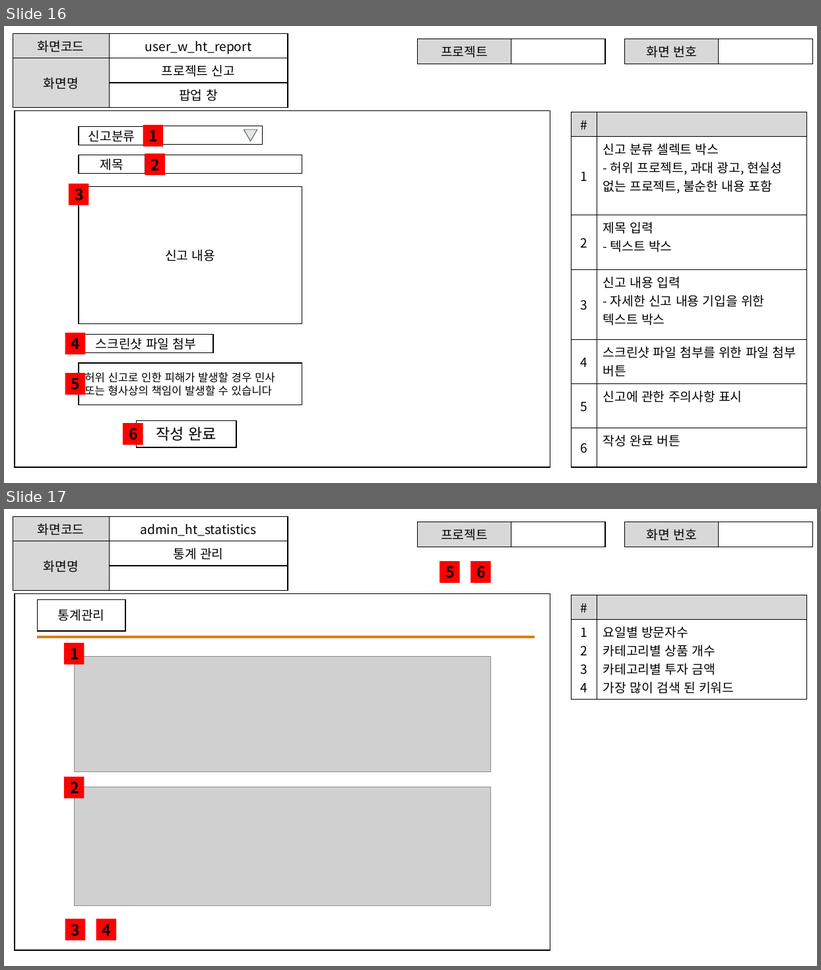
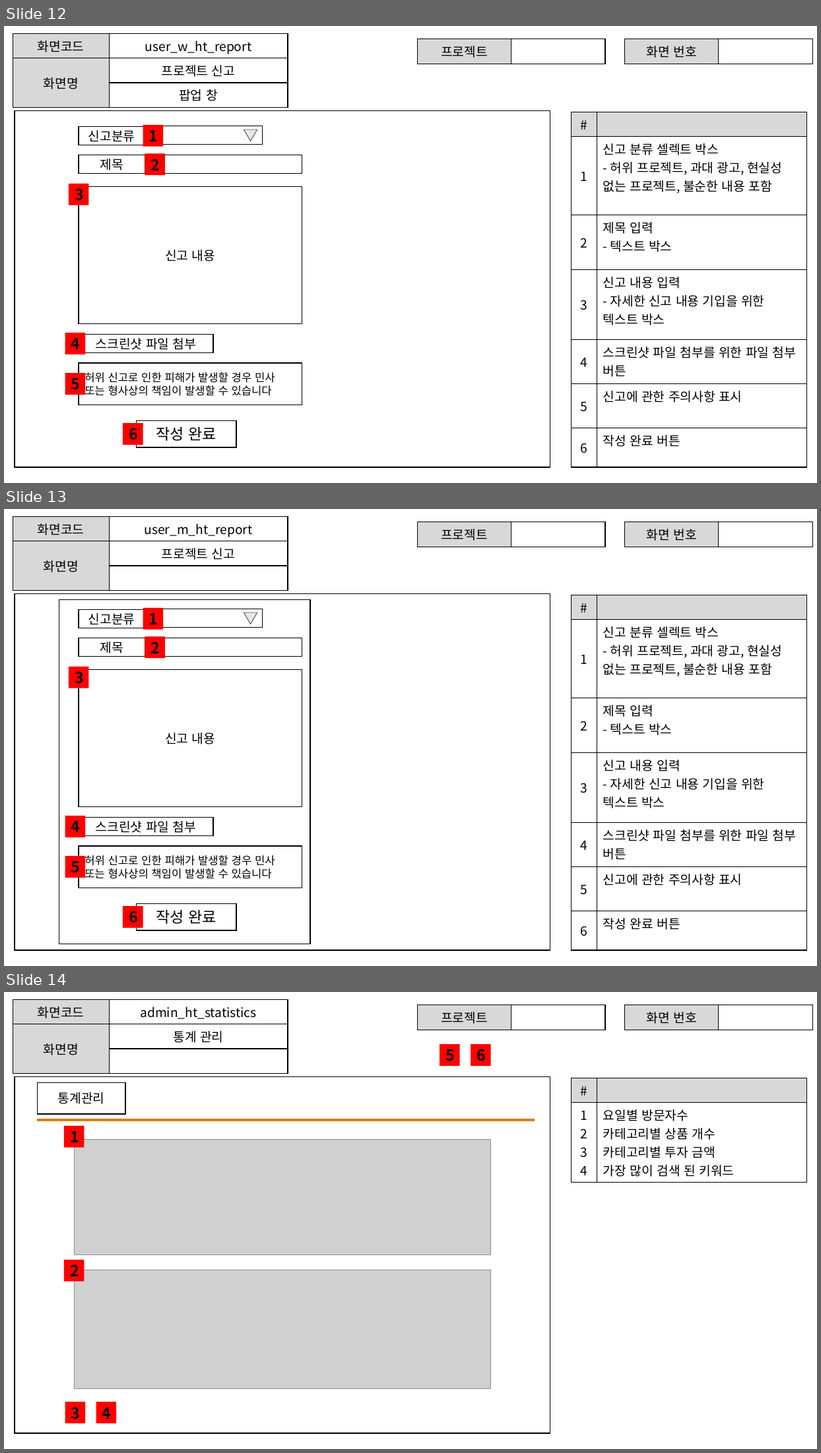
Before and after one commit to ezenteam2/EzenCrowdFunding, a slide deck: project03 화면설계서/project03 - 화면 설계서 - 현태.pptx. Shown one above the other, each under a label of ours: slides 16 and 17 before the commit, slides 12, 13 and 14 after it. The pictures are 821x970 and 821x1453 pixels, drawn with LibreOffice and Linux fonts; fonts in the diff are those of the drawing; grey boxes stand for pictures. Boxes give left, top, right and bottom in pixels: in the first picture for what was removed or moved away, otherwise in the second. Text is boxed around its words. In the diff, an @@ line names an element or a change of style, - is before the commit and + after.

```diff
--- a/project03 화면설계서/project03 - 화면 설계서 - 현태.pptx
+++ b/project03 화면설계서/project03 - 화면 설계서 - 현태.pptx
@@ slide 13 added at (x1=4, y1=509, x2=817, y2=966), background #FFFFFF @@
@@ table added at (x1=13, y1=517, x2=288, y2=581), 3 rows, 2 columns @@
+화면코드 | user_m_ht_report
+화면명 | 프로젝트 신고
+ | 
@@ table added at (x1=418, y1=522, x2=605, y2=544), 1 rows, 2 columns @@
+프로젝트 | 
@@ table added at (x1=625, y1=522, x2=813, y2=544), 1 rows, 2 columns @@
+화면 번호 | 
@@ rectangle added at (x1=15, y1=593, x2=550, y2=951), outline #000000 1 pt @@
@@ rectangle added at (x1=59, y1=600, x2=310, y2=945), outline #000000 1 pt @@
@@ table added at (x1=572, y1=595, x2=807, y2=951), 7 rows, 2 columns @@
+# | 
+1 | 신고 분류 셀렉트 박스 / - 허위 프로젝트, 과대 광고, 현실성 없는 프로젝트, 불순한 내용 포함
+2 | 제목 입력 / - 텍스트 박스
+3 | 신고 내용 입력 / - 자세한 신고 내용 기입을 위한 텍스트 박스
+4 | 스크린샷 파일 첨부를 위한 파일 첨부 버튼
+5 | 신고에 관한 주의사항 표시
+6 | 작성 완료 버튼
@@ rectangle added at (x1=79, y1=609, x2=145, y2=628), fill #FFFFFF, outline #000000 1 pt, 15 pt, text #000000 @@
+신고분류
@@ rectangle added at (x1=143, y1=608, x2=163, y2=629), fill #FF0000, 18 pt, text #000000, bold @@
+1
@@ rectangle added at (x1=153, y1=609, x2=263, y2=627), fill #FFFFFF, outline #000000 1 pt @@
@@ triangle added at (x1=244, y1=613, x2=257, y2=625), fill #E7E6E6, outline #44546A 0.75 pt @@
@@ rectangle added at (x1=79, y1=638, x2=145, y2=657), fill #FFFFFF, outline #000000 1 pt, 15 pt, text #000000 @@
+제목
@@ rectangle added at (x1=145, y1=636, x2=165, y2=658), fill #FF0000, 18 pt, text #000000, bold @@
+2
@@ rectangle added at (x1=153, y1=638, x2=302, y2=657), fill #FFFFFF, outline #000000 1 pt @@
@@ rectangle added at (x1=69, y1=666, x2=88, y2=688), fill #FF0000, 18 pt, text #000000, bold @@
+3
@@ rectangle added at (x1=79, y1=670, x2=302, y2=807), fill #FFFFFF, outline #000000 1 pt, 15 pt, text #000000 @@
+신고 내용
@@ rectangle added at (x1=65, y1=816, x2=85, y2=837), fill #FF0000, 18 pt, text #000000, bold @@
+4
@@ rectangle added at (x1=79, y1=818, x2=213, y2=836), fill #FFFFFF, outline #000000 1 pt, 15 pt, text #000000 @@
+스크린샷 파일 첨부
@@ rectangle added at (x1=65, y1=857, x2=85, y2=878), fill #FF0000, 18 pt, text #000000, bold @@
+5
@@ rectangle added at (x1=79, y1=846, x2=302, y2=889), fill #FFFFFF, outline #000000 1 pt, 13 pt, text #000000 @@
+허위 신고로 인한 피해가 발생할 경우 민사 또는 형사상의 책임이 발생할 수 있습니다
@@ rectangle added at (x1=137, y1=904, x2=236, y2=931), fill #FFFFFF, outline #000000 1 pt, 18 pt, text #000000 @@
+작성 완료
@@ rectangle added at (x1=123, y1=907, x2=143, y2=928), fill #FF0000, 18 pt, text #000000, bold @@
+6
@@ what was slide 16 is now slide 12 @@
@@ what was slide 17 is now slide 14 @@
```
Also in this commit, not shown: 12 slides changed, 4 slides removed, 1 other file.
